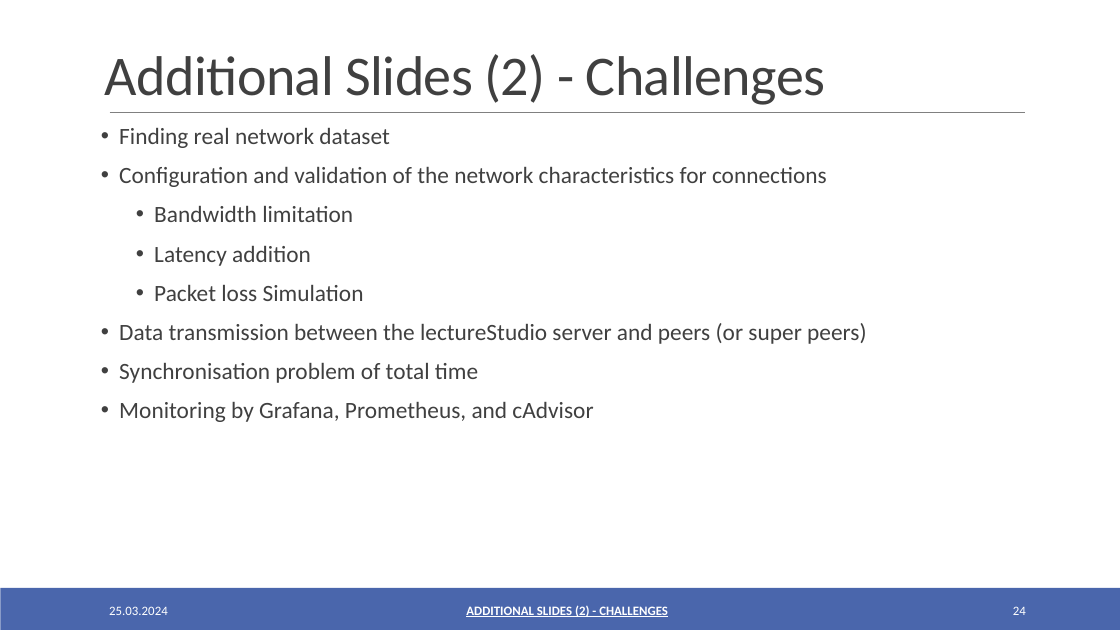
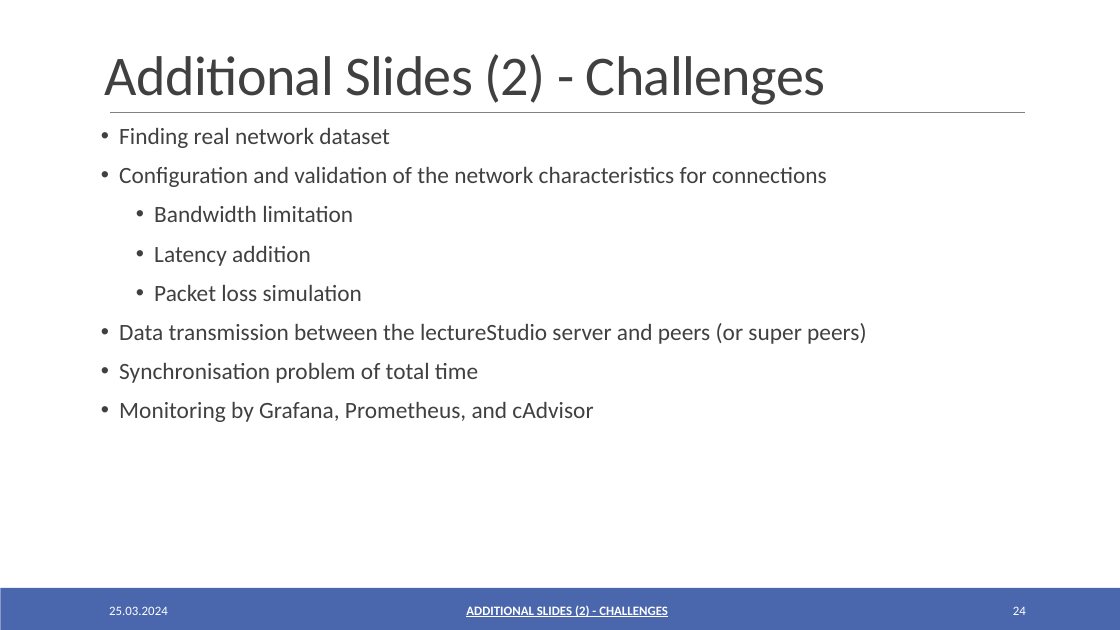
Before and after one commit to oezcankaraca/abschlussvortrag, a slide deck: slide 24 of Abschlussvortrag.pptx. Drawn at 1120x630 pixels with LibreOffice and Linux fonts; fonts in the diff are those of the drawing. Boxes give left, top, right and bottom in pixels: in the first picture for what was removed or moved away, otherwise in the second. Text is boxed around its words. In the diff, an @@ line names an element or a change of style, - is before the commit and + after.

```diff
--- a/Abschlussvortrag.pptx
+++ b/Abschlussvortrag.pptx
@@ text at [154, 285, 362, 301]: text changed @@
-  • Packet loss Simulation
+  • Packet loss simulation
```
Also in this commit, not shown: 11 other slides changed, 2 other files.
